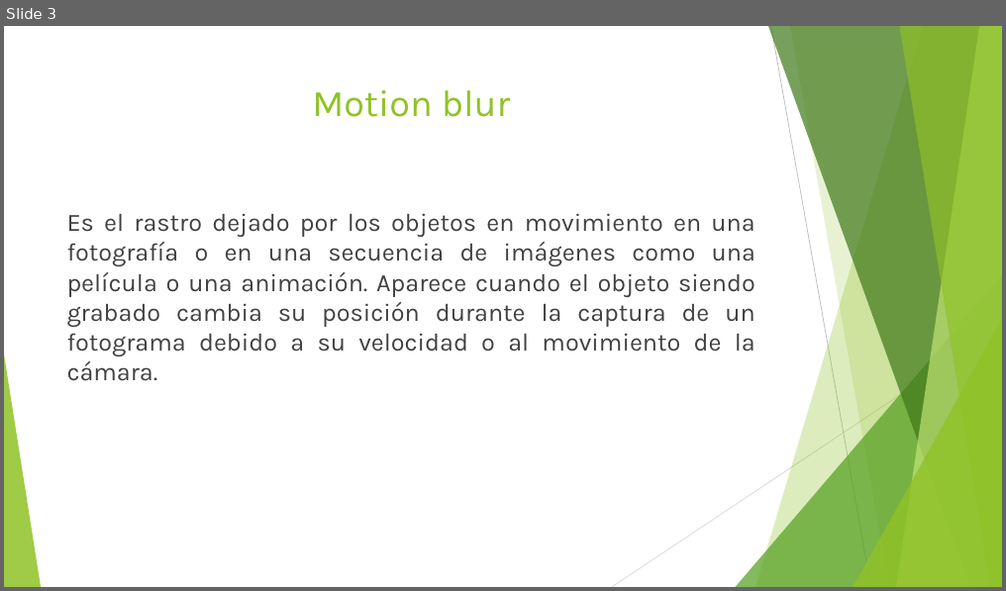
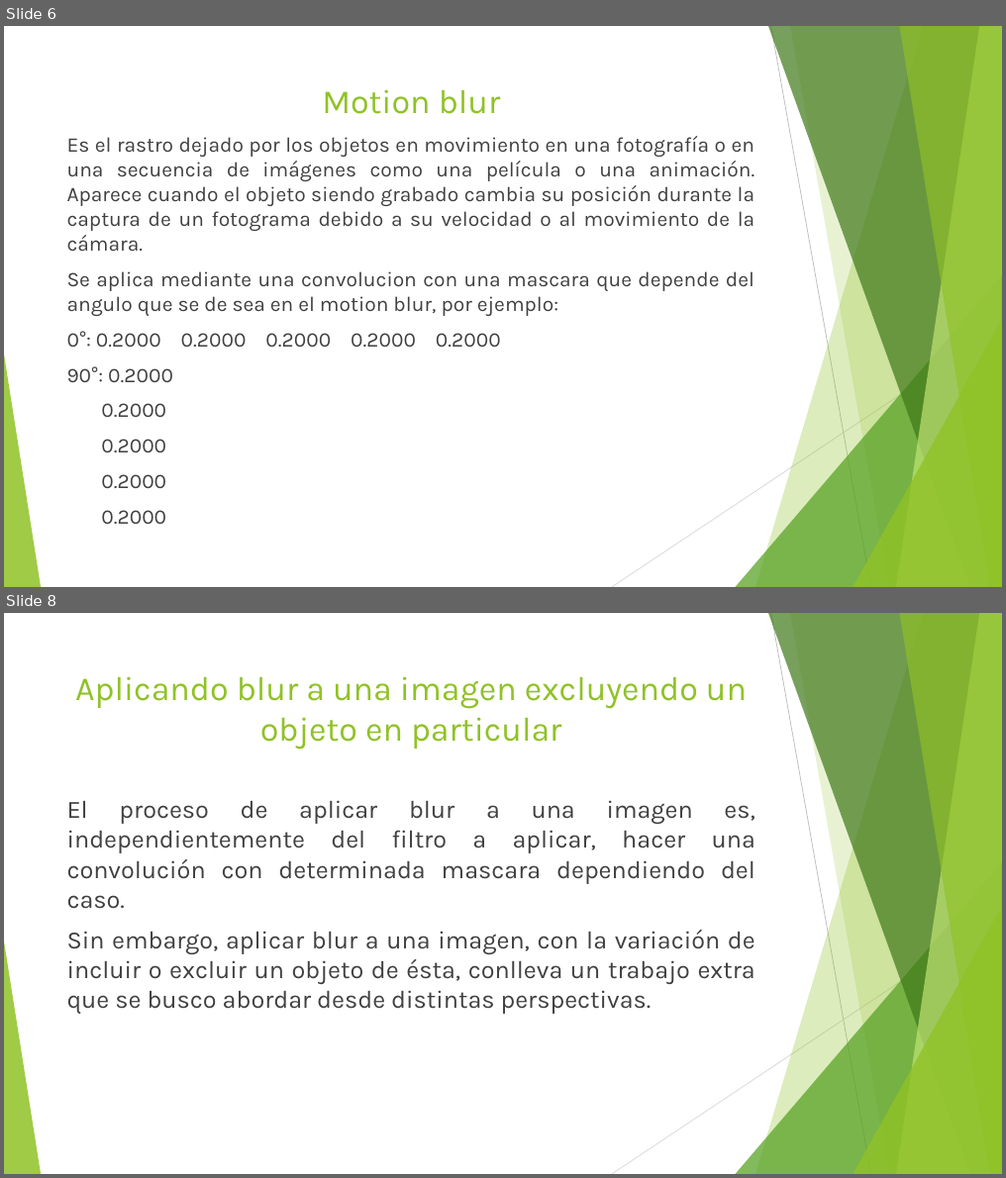
Before and after one commit to metalslayer95/HPC0120152, a slide deck: Final/Blur.pptx. Shown one above the other, each under a label of ours: slide 3 before the commit, slides 6 and 8 after it; the slides between them are not shown. The pictures are 1006x591 and 1006x1178 pixels, drawn with LibreOffice and Linux fonts; fonts in the diff are those of the drawing. Boxes give left, top, right and bottom in pixels: in the first picture for what was removed or moved away, otherwise in the second. Text is boxed around its words. In the diff, an @@ line names an element or a change of style, - is before the commit and + after.

```diff
--- a/Final/Blur.pptx
+++ b/Final/Blur.pptx
@@ slide 8 added at (4, 613, 1002, 1174), background #FFFFFF; not listed: 10 template elements that a slide beside it also shows @@
@@ title added at (75, 676, 746, 749), 32.4 pt, text #90C226 @@
+Aplicando blur a una imagen excluyendo un objeto en particular
@@ text added at (67, 800, 755, 1014), 24 pt, text #404040 @@
+El proceso de aplicar blur a una imagen es, independientemente del filtro a aplicar, hacer una convolución con determinada mascara dependiendo del caso.
+Sin embargo, aplicar blur a una imagen, con la variación de incluir o excluir un objeto de ésta, conlleva un trabajo extra que se busco abordar desde distintas perspectivas.
@@ what was slide 3 is now slide 6 @@
@@ slide 6 changed as well @@
@@ title "Motion blur" at (322, 89, 501, 114): size 36 to 32.4 pt @@
@@ text "Es el rastro dejado por ...": place and size @@
-text "Es el rastro dejado por ..." at (67, 213, 755, 381)
+text "Es el rastro dejado por ..." at (67, 136, 755, 524)
@@ text at (67, 136, 755, 252): size 24 to 20 pt in "Es el rastro dejado por los objetos ..." @@
@@ text at (67, 272, 754, 524): paragraphs added @@
+Se aplica mediante una convolucion con una mascara que depende del angulo que se de sea en el motion blur, por ejemplo:
+0°: 0.2000 0.2000 0.2000 0.2000 0.2000
+90°: 0.2000
+0.2000
+0.2000
+0.2000
+0.2000
```
Also in this commit, not shown: 2 other slides changed, 10 other slides added, 2 slides removed, 27 other files.
